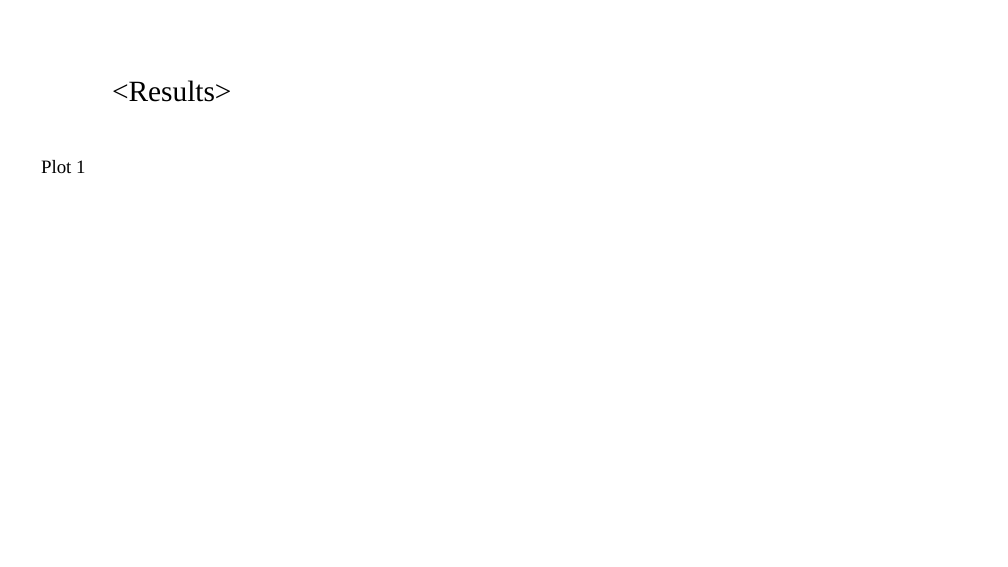
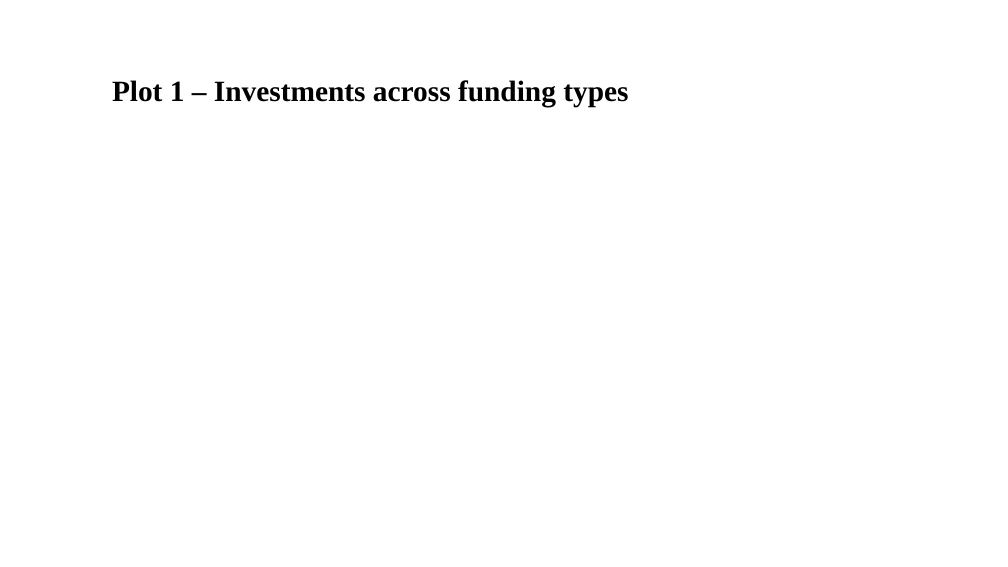
Before and after one commit to Nanditha-G-N/Machine-Learning-Case-Studies, a slide deck: slide 8 of Spark Funds Presentation.pptx (slide 7 before the commit). Drawn at 1008x567 pixels with LibreOffice and Linux fonts; fonts in the diff are those of the drawing; background and template pictures are left out. Boxes give left, top, right and bottom in pixels: in the first picture for what was removed or moved away, otherwise in the second. Text is boxed around its words. In the diff, an @@ line names an element or a change of style, - is before the commit and + after.

```diff
--- a/Spark Funds Presentation.pptx
+++ b/Spark Funds Presentation.pptx
@@ title at box(112, 80, 628, 108): text changed; bold on @@
-<Results>
+Plot 1 – Investments across funding types
@@ text removed at box(41, 160, 85, 174) @@
-Plot 1
```
Also in this commit, not shown: 3 other slides changed, 8 slides added, 6 slides removed.
